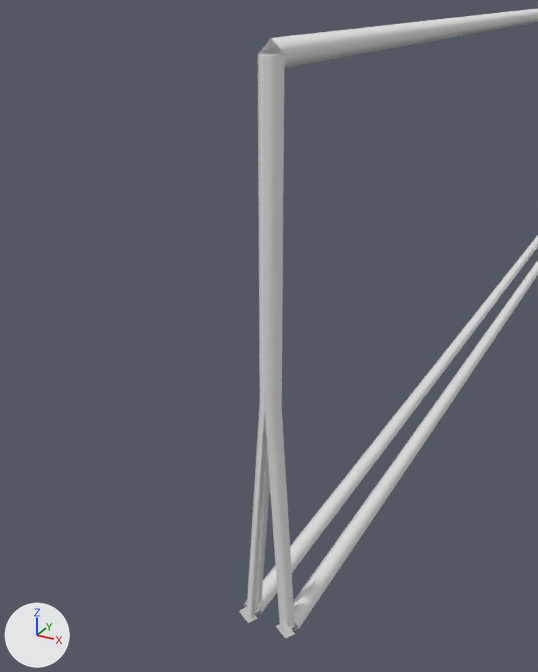
Before and after pictures for a commit that changed the OBJ model unity_project/Assets/Catenary/Mesh/Wires/wire_half1_dual.obj.
One viewpoint serves both versions: a 50 mm camera at (0.227, -20.416, 6.461) aimed at (-0.007, -19.99, 6.248). Arrows for +X, +Y and +Z are at lower left; the lights stay in place. The picture after the commit comes second. Where no turn or scale is listed for an object, it has been applied to the vertices.

The older version as bpy lines, for what is in view:
```python
me_contact_005 = bpy.data.meshes.new('Contact.005')
me_contact_005.from_pydata(...)  # 12 vertices, 12 faces; spans x 0.0, y -20.0..0.0, z 6.0
me_contact_005.materials.append(mat_catenary)  # white #e7e7e7
me_dropper1_011 = bpy.data.meshes.new('Dropper1.011')
me_dropper1_011.from_pydata(...)  # 14 vertices, 24 faces; spans x -0.022..0.023, y -20.01..-19.991, z 6.001..6.436
me_dropper1_011.materials.append(mat_catenary)  # white #e7e7e7
me_messenger_011 = bpy.data.meshes.new('Messenger.011')
me_messenger_011.from_pydata(...)  # 20 vertices, 34 faces; spans x 0.0, y -20.0..0.0, z 6.4..7.0
me_messenger_011.materials.append(mat_catenary)  # white #e7e7e7
ob_contact_005 = bpy.data.objects.new('Contact.005', me_contact_005)
ob_contact_005.location = (0.0, 0.0, 0.0)
ob_dropper1_011 = bpy.data.objects.new('Dropper1.011', me_dropper1_011)
ob_dropper1_011.location = (0.0, 0.0, 0.0)
ob_messenger_011 = bpy.data.objects.new('Messenger.011', me_messenger_011)
ob_messenger_011.location = (0.0, 0.0, 0.0)
# also in view: 'Contact.008' at (-0.018, -10.0, 6.0)
```
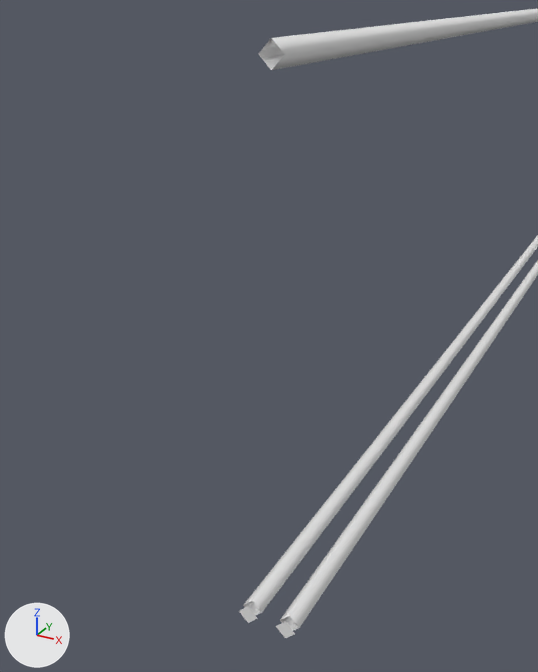
Commit message: Wall anchor half-section
Wall anchor half-section and removed middle droppers on other halves.

Pixel boxes [x1, y1, x2, y2] of what changed, in the pictures (538 x 672 px):
```json
{"object": "Dropper1.011", "change": "deleted", "before": [247, 54, 295, 629]}
```

The change, as JSON lines over the scene's bpy script:
```json
{"op": "remove", "block": "ob_dropper1_011", "code": ["ob_dropper1_011 = bpy.data.objects.new('Dropper1.011', me_dropper1_011)", "ob_dropper1_011.location = (0.0, 0.0, 0.0)"]}
```
